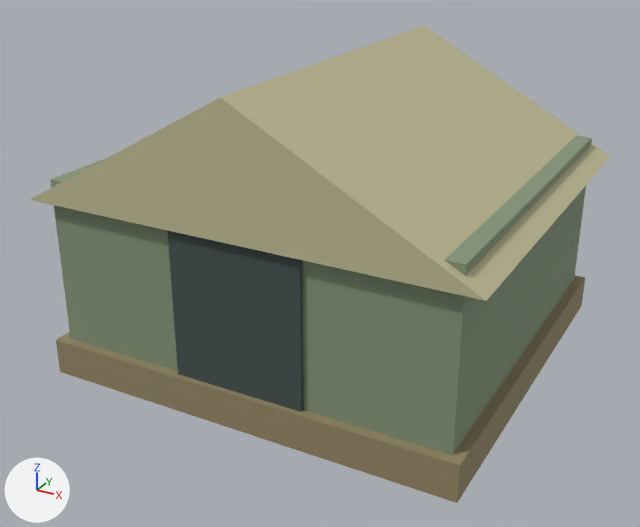
One commit to the glTF model public/models/tent.glb: the scene before it, then after it.
Rendered twice from a 50 mm lens placed at (3.88, -7.49, 4.55), pointed at (-0.06, -0.33, 0.97). Arrows for +X, +Y and +Z are at lower left; the lights stay in place. The first picture is the older version. Where no turn or scale is listed for an object, it has been applied to the vertices. Vertices at exactly the same position are counted once.

Names of what the first picture shows: 'Dark entrance', 'Tent base', 'Tent roof', 'Tent wall'.
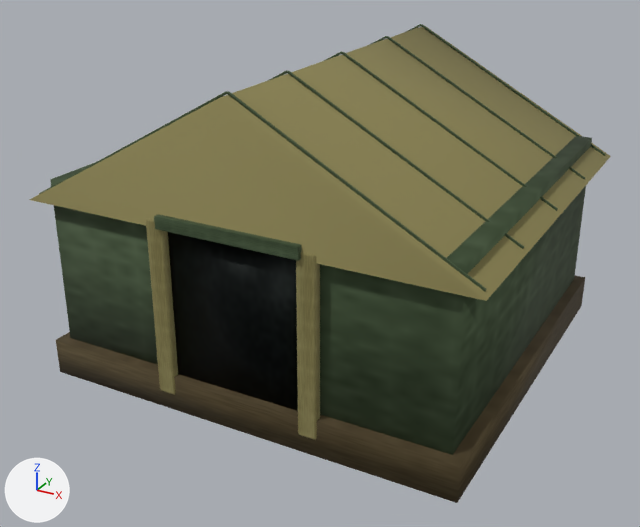
Patch to the scene script:
```diff
--- a/public/models/tent.glb.py
+++ b/public/models/tent.glb.py
@@ mat_palm_bark @@
 mat_palm_bark = principled_material('Palm bark')
-mat_palm_bark.base_color = (0.29, 0.24, 0.13)  # yellow #938665
-mat_palm_bark.roughness = 0.84
+mat_palm_bark.texture = img_palm_bark_surface
+mat_palm_bark.roughness = 0.87
@@ mat_olive_canvas @@
 mat_olive_canvas = principled_material('Olive canvas')
-mat_olive_canvas.base_color = (0.23, 0.3, 0.19)  # greyish green #849579
-mat_olive_canvas.roughness = 0.84
+mat_olive_canvas.texture = img_olive_canvas_surface
+mat_olive_canvas.roughness = 0.87
@@ mat_sand_canvas @@
 mat_sand_canvas = principled_material('Sand canvas')
-mat_sand_canvas.base_color = (0.52, 0.49, 0.3)  # beige #bfba95
-mat_sand_canvas.roughness = 0.84
+mat_sand_canvas.texture = img_sand_canvas_surface
+mat_sand_canvas.roughness = 0.87
@@ mat_gunmetal @@
 mat_gunmetal = principled_material('Gunmetal')
-mat_gunmetal.base_color = (0.055, 0.08, 0.075)  # dark grey #42504d
-mat_gunmetal.roughness = 0.84
+mat_gunmetal.texture = img_gunmetal_surface
+mat_gunmetal.metallic = 0.78
+mat_gunmetal.roughness = 0.42
@@ me_cube_081 @@
 me_cube_081.from_pydata(...)  # 8 vertices, 12 faces; spans x -2.1..2.1, y -2.0..2.0, z -0.18..0.18
+# me_cube_081 part 1: all faces are now shaded smooth (12 of 12 changed)
 me_cube_081.materials.append(mat_palm_bark)
@@ me_cube_082 @@
 me_cube_082.from_pydata(...)  # 8 vertices, 12 faces; spans x -2.0..2.0, y -1.9..1.9, z -0.9..0.9
+# me_cube_082 part 2: all faces are now shaded smooth (12 of 12 changed)
 me_cube_082.materials.append(mat_olive_canvas)
@@ me_canvas_roof @@
 me_canvas_roof.from_pydata(...)  # 6 vertices, 6 faces; spans x -2.2..2.2, y -2.0..2.0, z 1.8..3.0
+# me_canvas_roof part 3: all faces are now shaded smooth (6 of 6 changed)
 me_canvas_roof.materials.append(mat_sand_canvas)
@@ ob_entrance_rolled_canvas @@
+ob_entrance_rolled_canvas = bpy.data.objects.new('Entrance rolled canvas', me_cube_177)  # 96 vertices, 188 faces; spans x -0.7..0.7, y -0.06..0.06, z -0.06..0.06; in mat_olive_canvas (picture img_olive_canvas_surface)
+ob_entrance_rolled_canvas.location = (0.0, -1.99, 1.87)
@@ ob_entrance_folded_flap_001 @@
+ob_entrance_folded_flap_001 = bpy.data.objects.new('Entrance folded flap.001', me_cube_176)  # 96 vertices, 188 faces; spans x -0.1..0.1, y -0.04..0.04, z -0.86..0.86; in mat_sand_canvas (picture img_sand_canvas_surface)
+ob_entrance_folded_flap_001.location = (0.74, -1.97, 1.02)
@@ ob_entrance_folded_flap @@
+ob_entrance_folded_flap = bpy.data.objects.new('Entrance folded flap', me_cube_175)  # 96 vertices, 188 faces; spans x -0.1..0.1, y -0.04..0.04, z -0.86..0.86; in mat_sand_canvas (picture img_sand_canvas_surface)
+ob_entrance_folded_flap.location = (-0.74, -1.97, 1.02)
@@ ob_canvas_roof_seam_009 @@
+ob_canvas_roof_seam_009 = bpy.data.objects.new('Canvas roof seam.009', me_cube_168)  # 96 vertices, 188 faces; spans x -1.08..1.08, y -0.01..0.01, z -0.6..0.6; in mat_olive_canvas (picture img_olive_canvas_surface)
+ob_canvas_roof_seam_009.location = (1.08, 1.9, 2.42)
@@ ob_canvas_roof_seam_007 @@
+ob_canvas_roof_seam_007 = bpy.data.objects.new('Canvas roof seam.007', me_cube_166)  # 96 vertices, 188 faces; spans x -1.08..1.08, y -0.01..0.01, z -0.6..0.6; in mat_olive_canvas (picture img_olive_canvas_surface)
+ob_canvas_roof_seam_007.location = (1.08, 1.0, 2.42)
@@ ob_canvas_roof_seam_005 @@
+ob_canvas_roof_seam_005 = bpy.data.objects.new('Canvas roof seam.005', me_cube_164)  # 96 vertices, 188 faces; spans x -1.08..1.08, y -0.01..0.01, z -0.6..0.6; in mat_olive_canvas (picture img_olive_canvas_surface)
+ob_canvas_roof_seam_005.location = (1.08, 0.0, 2.42)
@@ ob_canvas_roof_seam_003 @@
+ob_canvas_roof_seam_003 = bpy.data.objects.new('Canvas roof seam.003', me_cube_162)  # 96 vertices, 188 faces; spans x -1.08..1.08, y -0.01..0.01, z -0.6..0.6; in mat_olive_canvas (picture img_olive_canvas_surface)
+ob_canvas_roof_seam_003.location = (1.08, -1.0, 2.42)
@@ ob_canvas_roof_seam_001 @@
+ob_canvas_roof_seam_001 = bpy.data.objects.new('Canvas roof seam.001', me_cube_160)  # 96 vertices, 188 faces; spans x -1.08..1.08, y -0.01..0.01, z -0.6..0.6; in mat_olive_canvas (picture img_olive_canvas_surface)
+ob_canvas_roof_seam_001.location = (1.08, -1.9, 2.42)
@@ ob_canvas_roof_seam @@
+ob_canvas_roof_seam = bpy.data.objects.new('Canvas roof seam', me_cube_159)  # 96 vertices, 188 faces; spans x -1.08..1.08, y -0.01..0.01, z -0.6..0.6; in mat_olive_canvas (picture img_olive_canvas_surface)
+ob_canvas_roof_seam.location = (-1.08, -1.9, 2.42)
```

Pixel boxes [x1, y1, x2, y2] of what changed, in the pictures (640 x 527 px):
'Tent roof', surface changed, shading changed (beige to yellow)
    both: [30, 25, 611, 301]
'Tent wall', surface changed, shading changed (greyish green to green)
    both: [50, 136, 592, 455]
'Tent base', surface changed, shading changed (yellow to brown)
    both: [56, 275, 585, 503]
'Dark entrance', surface changed (dark grey to black)
    both: [168, 232, 298, 411]
'Entrance folded flap.001', added (yellow)
    after: [296, 251, 320, 440]
'Entrance folded flap', added (brown)
    after: [146, 218, 178, 395]
'Entrance rolled canvas', added (green)
    after: [154, 214, 302, 261]
'Canvas roof seam.001', added
    after: [227, 91, 487, 291]
'Canvas roof seam.003', added
    after: [287, 71, 524, 249]
'Canvas roof seam.005', added
    after: [342, 52, 558, 211]
'Canvas roof seam.007', added
    after: [387, 36, 585, 179]
'Canvas roof seam.009', added
    after: [421, 24, 606, 156]
'Canvas roof seam', added
    after: [39, 91, 228, 194]
'Canvas roof seam.002', now drawn
    after: [267, 70, 288, 81]
'Canvas roof seam.004', now drawn
    after: [324, 51, 342, 61]
'Canvas roof seam.006', now drawn
    after: [369, 36, 387, 45]
'Canvas roof seam.008', now drawn
    after: [406, 24, 421, 32]
